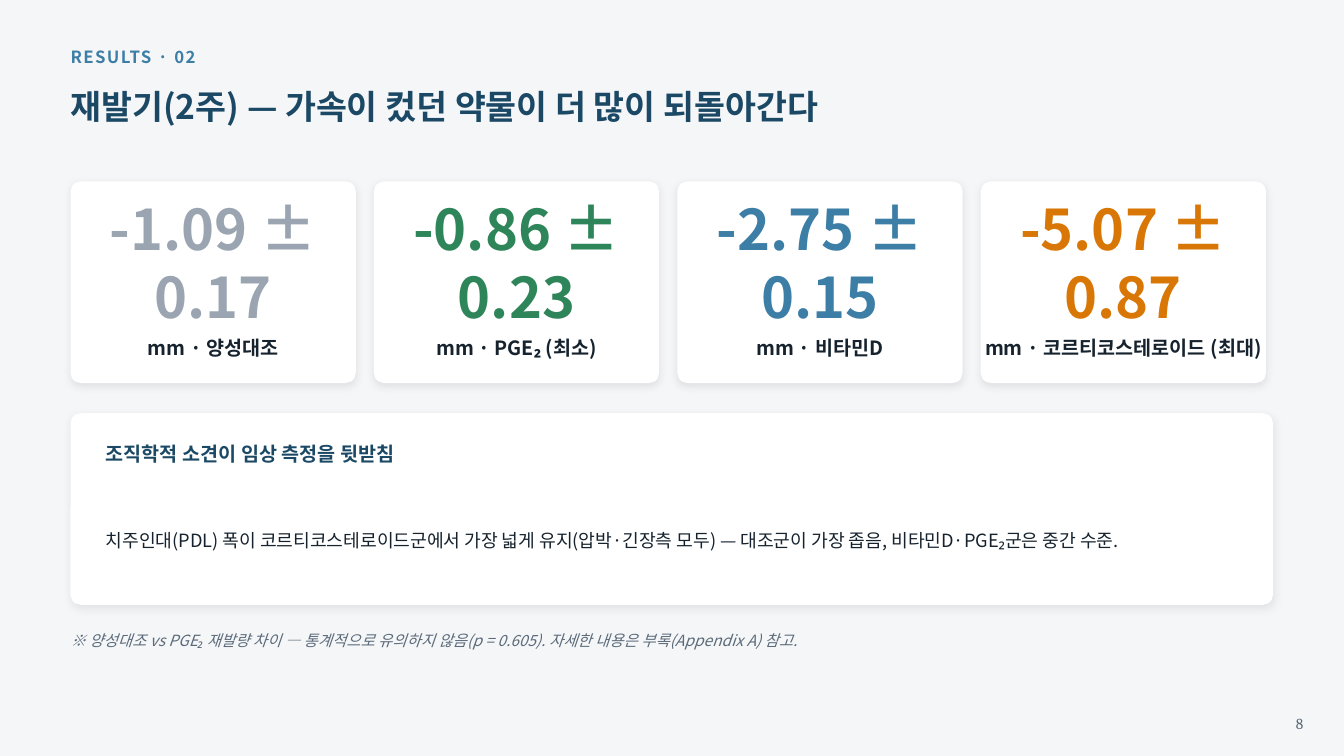
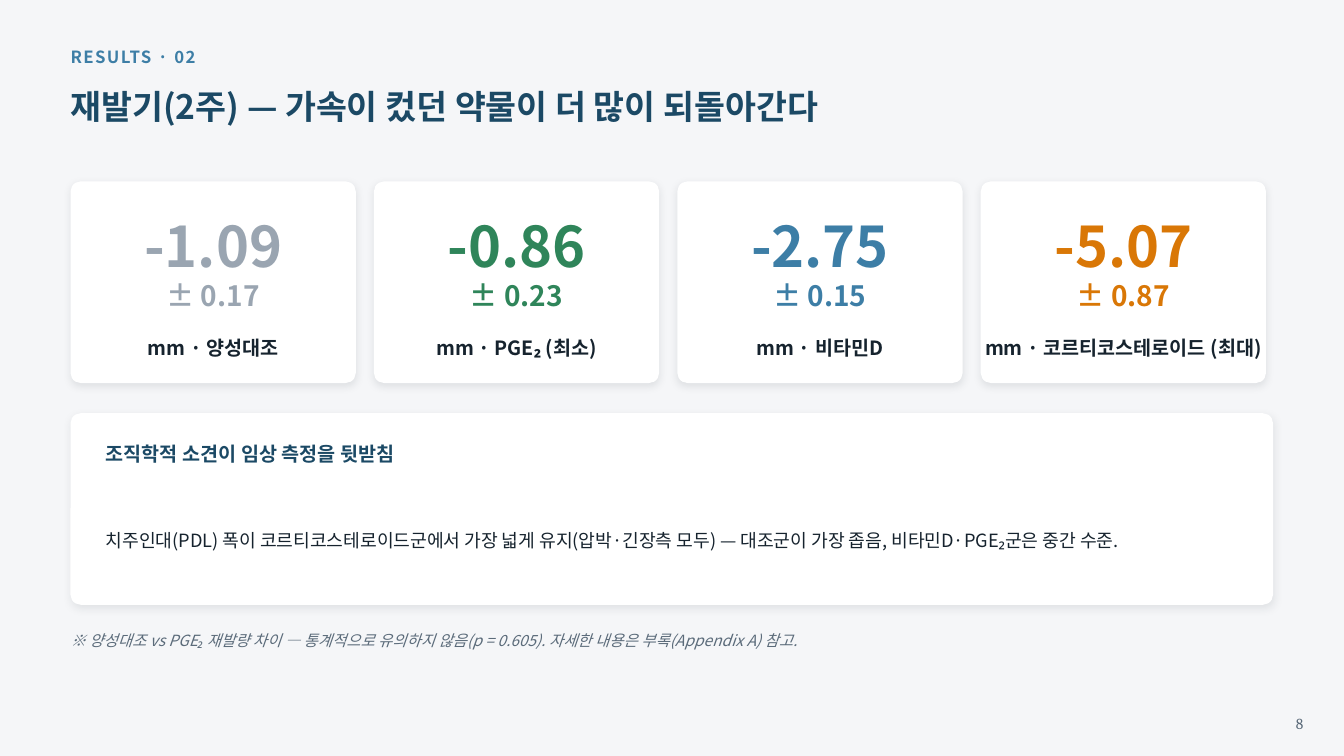
Before and after one commit to yojokem/-, a slide deck: slide 8 of 치과약리학실험2-논문발표/치과약리학실험2_논문발표.pptx. Drawn at 1344x756 pixels with LibreOffice and Linux fonts; fonts in the diff are those of the drawing. Boxes give left, top, right and bottom in pixels: in the first picture for what was removed or moved away, otherwise in the second. Text is boxed around its words. In the diff, an @@ line names an element or a change of style, - is before the commit and + after.

```diff
--- a/치과약리학실험2-논문발표/치과약리학실험2_논문발표.pptx
+++ b/치과약리학실험2-논문발표/치과약리학실험2_논문발표.pptx
@@ text at [144,225,282,306]: text changed @@
--1.09 ± 0.17
+-1.09
+± 0.17
@@ text at [448,225,586,307]: text changed @@
--0.86 ± 0.23
+-0.86
+± 0.23
@@ text at [751,225,889,307]: text changed @@
--2.75 ± 0.15
+-2.75
+± 0.15
@@ text at [1054,224,1192,307]: text changed @@
--5.07 ± 0.87
+-5.07
+± 0.87
```
Also in this commit, not shown: 7 other slides changed, 2 other files.
